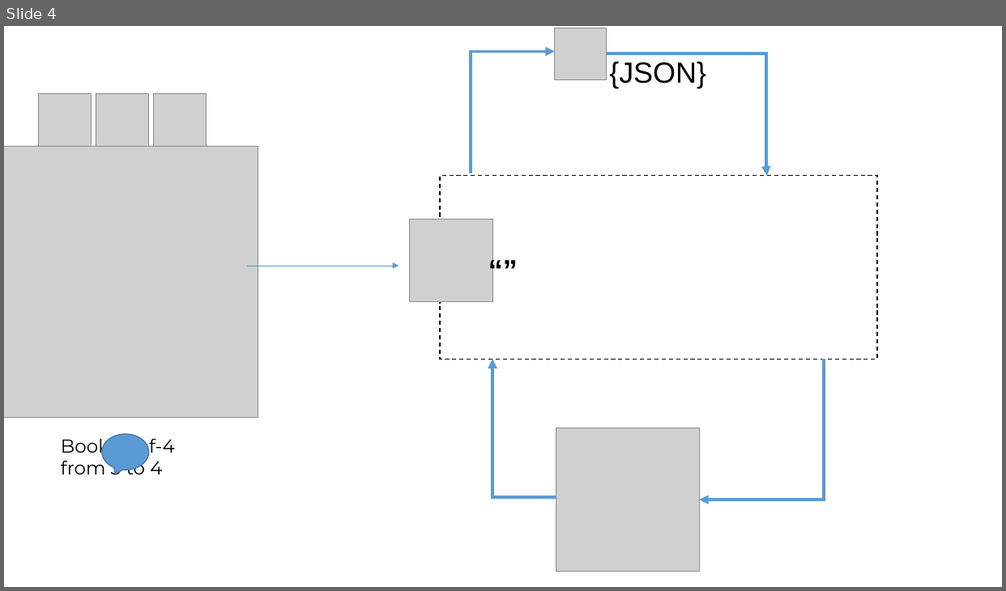
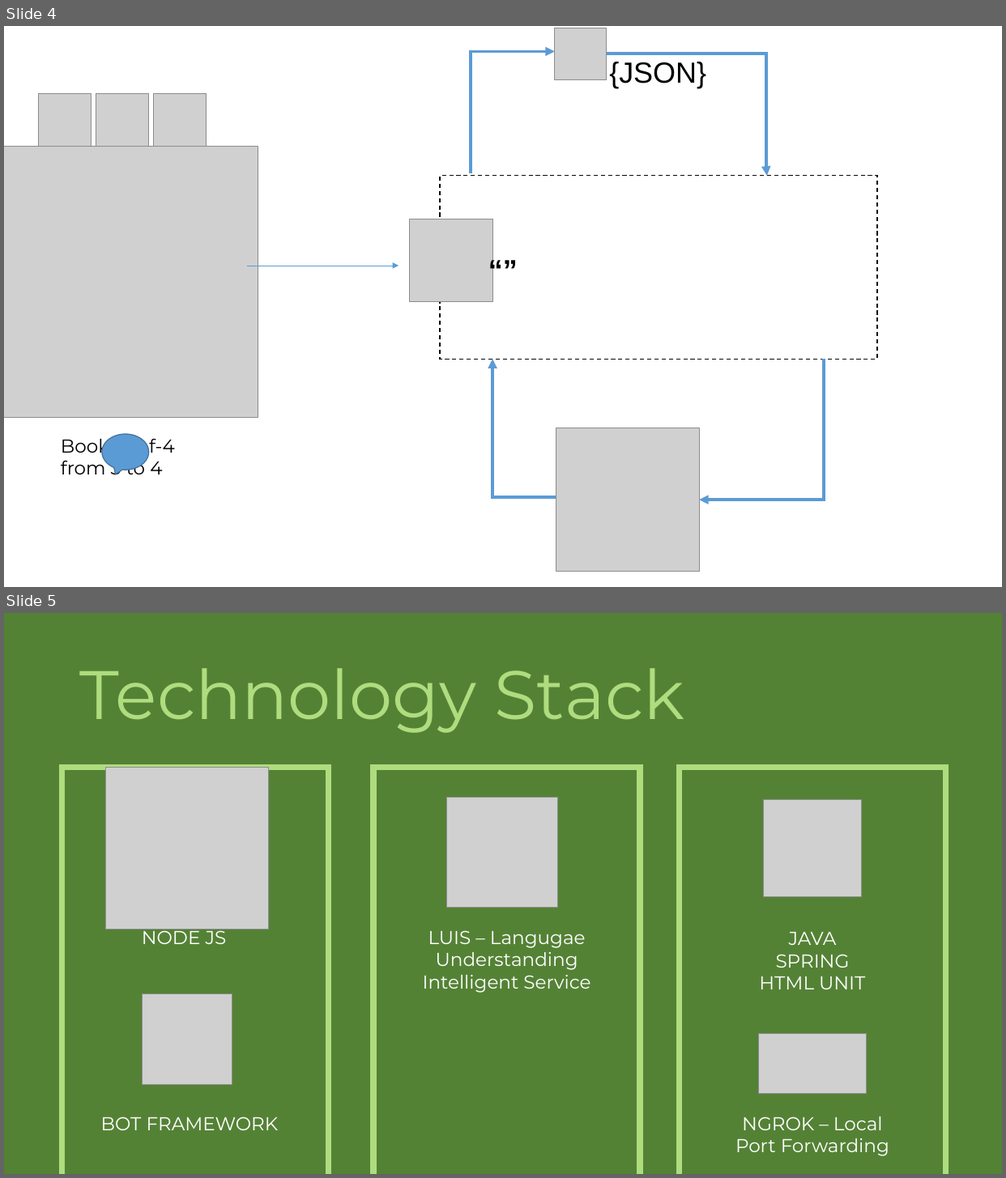
Before and after one commit to Vedang18/ProBOT, a slide deck: probot.pptx. Shown one above the other, each under a label of ours: slide 4 before the commit, slides 4 and 5 after it. The pictures are 1006x591 and 1006x1178 pixels, drawn with LibreOffice and Linux fonts; fonts in the diff are those of the drawing; grey boxes stand for pictures. Boxes give left, top, right and bottom in pixels: in the first picture for what was removed or moved away, otherwise in the second. Text is boxed around its words. In the diff, an @@ line names an element or a change of style, - is before the commit and + after.

Commit message:
Updated some slides

```diff
--- a/probot.pptx
+++ b/probot.pptx
@@ slide 5 added at [4, 613, 1002, 1174], background #548235 @@
@@ title added at [80, 668, 684, 733], 66 pt, text #AFDC7E @@
+Technology Stack
@@ rectangle added at [62, 767, 328, 1174], outline #AFDC7E 6 pt @@
@@ picture added at [106, 767, 268, 930] @@
@@ rectangle added at [374, 767, 641, 1174], outline #AFDC7E 6 pt @@
@@ rectangle added at [680, 767, 946, 1174], outline #AFDC7E 6 pt @@
@@ picture added at [447, 797, 558, 908] @@
@@ picture added at [764, 800, 861, 897] @@
@@ text added at [142, 926, 227, 944], 18 pt, text #FFFFFF @@
+NODE JS
@@ text added at [423, 931, 590, 993], 18 pt, text #FFFFFF @@
+LUIS – Langugae
+Understanding
+Intelligent Service
@@ text added at [759, 932, 865, 990], 18 pt, text #FFFFFF @@
+JAVA
+SPRING
+HTML UNIT
@@ picture added at [142, 994, 232, 1084] @@
@@ picture added at [759, 1033, 867, 1094] @@
@@ text added at [101, 1117, 279, 1131], 18 pt, text #FFFFFF @@
+BOT FRAMEWORK
@@ text added at [735, 1117, 889, 1157], 18 pt, text #FFFFFF @@
+NGROK – Local
+Port Forwarding
```
Also in this commit, not shown: 4 slides changed, 3 other slides added, 3 slides removed.
